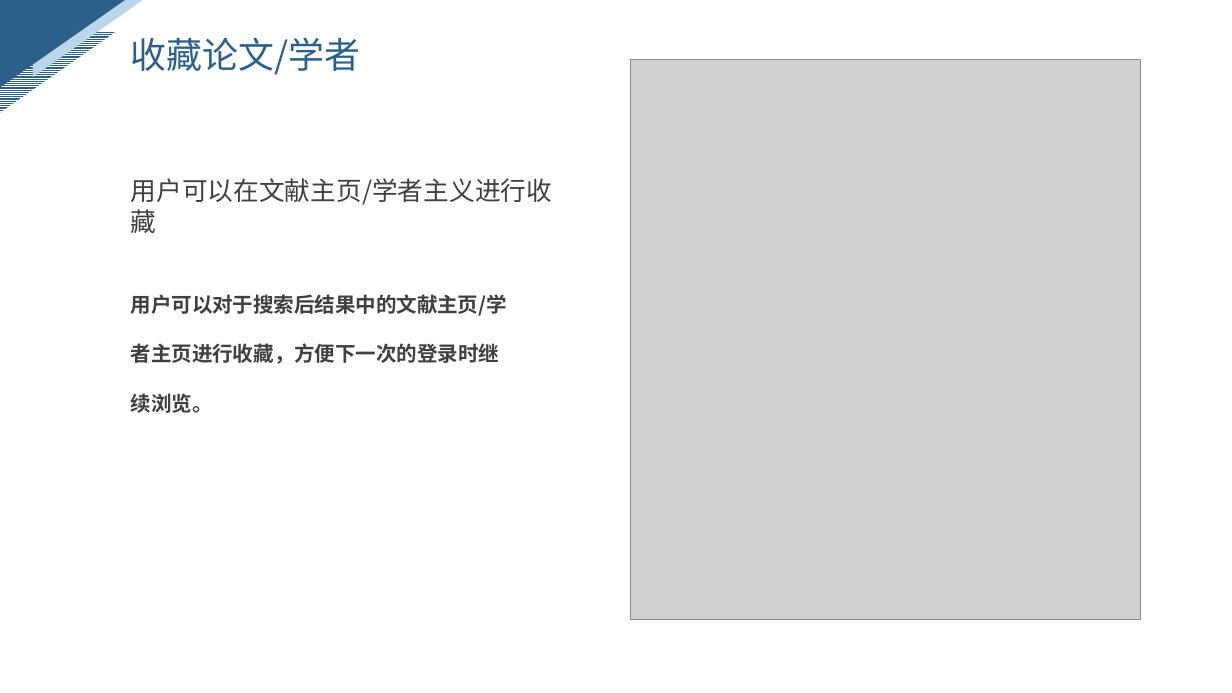
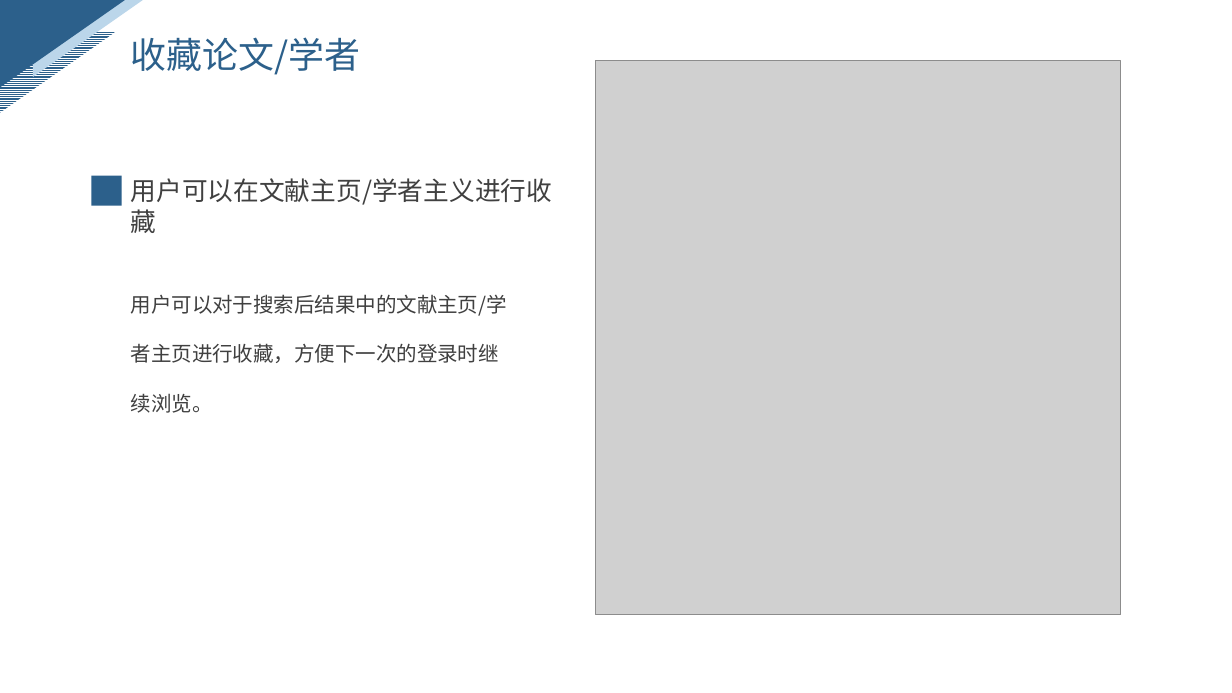
Before and after one commit to ZhangYHe/BIT-2023-ZYGC, a slide deck: slide 13 of doc/问题陈述.pptx. Drawn at 1232x693 pixels with LibreOffice and Linux fonts; fonts in the diff are those of the drawing; grey boxes stand for pictures. Boxes give left, top, right and bottom in pixels: in the first picture for what was removed or moved away, otherwise in the second. Text is boxed around its words. In the diff, an @@ line names an element or a change of style, - is before the commit and + after.

```diff
--- a/doc/问题陈述.pptx
+++ b/doc/问题陈述.pptx
@@ picture: place and size @@
-picture at box(630, 59, 1141, 619)
+picture at box(595, 61, 1121, 616)
@@ rectangle added at box(91, 176, 122, 206), fill #2C608B @@
@@ text "用户可以对于搜索后结果中的文献主页/学者主页进行收藏，方便下一次的登录时继续浏览。" at box(131, 294, 508, 413): bold off @@
```
Also in this commit, not shown: 7 other slides changed, 1 other file.
